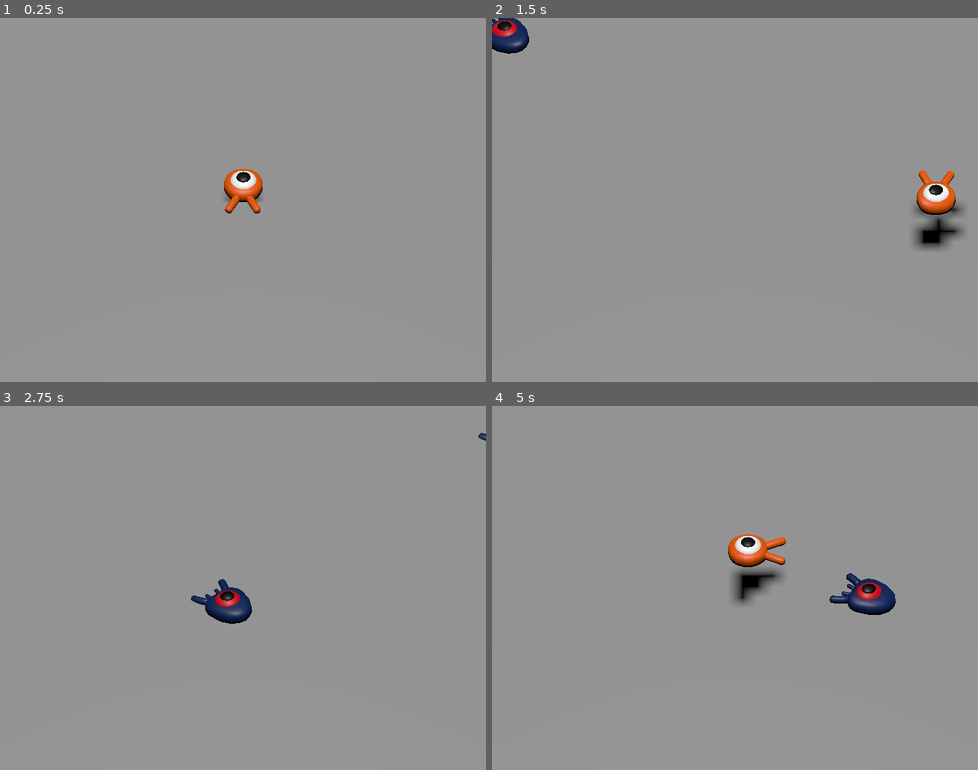
Above: before the commit, frames 1-4 (two rows, left to right).
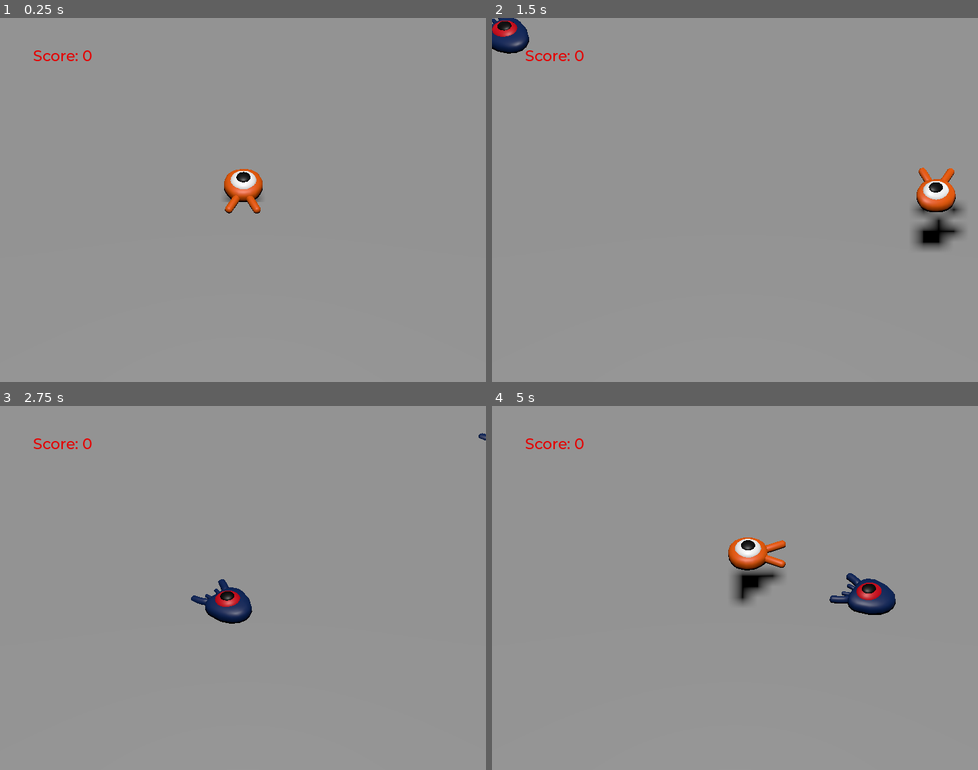
Above: after the commit, the same moments.

Repository: password1989/My-first-3D-game
Game: Godot game, scene res://main.tscn
The game is run twice, just before and just after one commit, with the same random seed, the same clock (stepped at 60 frames per second) and the same inputs.
Inputs:
- Up to frame 1 (0.25 s): no input
- Up to frame 2 (1.5 s): tap Enter (ui_accept) at 0.5 s; hold Right (move_right) 0.53-1.28 s; hold Enter (ui_accept) 0.53-1.28 s; tap Space (jump) at 0.77, 0.8, 1.07, 1.35 s; hold Down (move_back) from 1.28 s (still down)
- Up to frame 3 (2.75 s): tap Space (jump) at 1.52, 1.82, 2.3 s; tap Enter (ui_accept) at 1.55 s; release Down (move_back) at 2.03 s; hold Right (move_right) from 2.03 s (still down); hold Enter (ui_accept) from 2.03 s (still down)
- Up to frame 4 (5 s): release Right (move_right) at 2.78 s; release Enter (ui_accept) at 2.78 s; hold Up (move_forward) 2.78-3.53 s; tap Enter (ui_accept) at 2.85, 4.35 s; tap Space (jump) at 3.02, 3.32, 3.6, 3.77, 4.07, 4.52, 4.82 s; hold Left (move_left) from 3.53 s (still down)

The runs differ from the first frame. In frame 1, 0.1% of the frame differs, in the area x 6-19%, y 8-12%; in frame 2, 0.6%; in frame 3, 0.1%; in frame 4, 0.8%, in the area x 6-84%, y 8-58%.

Commit message:
Final
Final

Diff:
--- a/Player.gd
+++ b/Player.gd
@@ -1,4 +1,8 @@
 extends CharacterBody3D
+
+# Emitted when the player was hit by a mob.
+# Put this at the top of the script.
+signal hit
 
 # How fast the player moves in meters per second.
 @export var speed = 14
@@ -38,16 +42,9 @@
 	# Vertical Velocity
 	if not is_on_floor(): # If in the air, fall towards the floor. Literally gravity
 		target_velocity.y = target_velocity.y - (fall_acceleration * delta)
-
-	# Moving the Character
-	velocity = target_velocity
-
 	# Jumping.
 	if is_on_floor() and Input.is_action_just_pressed("jump"):
 		target_velocity.y = jump_impulse
-
-
-	move_and_slide()
 
 	# Iterate through all collisions that occurred this frame
 	for index in range(get_slide_collision_count()):
@@ -65,3 +62,15 @@
 			# If so, we squash it and bounce.
 				mob.squash()
 			target_velocity.y = bounce_impulse
+
+	# Moving the Character
+	velocity = target_velocity
+	move_and_slide()
+
+# And this function at the bottom.
+func die():
+	hit.emit()
+	queue_free()
+
+func _on_mob_detector_body_entered(body):
+	die()
--- /dev/null
+++ b/ScoreLabel.gd
@@ -0,0 +1,7 @@
+extends Label
+
+var score = 0
+
+func _on_mob_squashed():
+	score += 1
+	text = "Score: %s" % score
--- a/main.gd
+++ b/main.gd
@@ -1,8 +1,6 @@
 extends Node
 
 @export var mob_scene: PackedScene
-
-
 
 func _on_mob_timer_timeout():
 	# Create a new instance of the Mob scene.
@@ -19,3 +17,18 @@
 
 	# Spawn the mob by adding it to the Main scene.
 	add_child(mob)
+
+	# We connect the mob to the score label to update the score upon squashing one.
+	mob.squashed.connect($UserInterface/ScoreLabel._on_mob_squashed.bind())
+
+func _on_player_hit():
+	$MobTimer.stop()
+	$UserInterface/Retry.show()
+
+func _ready():
+	$UserInterface/Retry.hide()
+
+func _unhandled_input(event):
+	if event.is_action_pressed("ui_accept") and $UserInterface/Retry.visible:
+		# This restarts the current scene.
+		get_tree().reload_current_scene()
--- a/main.tscn
+++ b/main.tscn
@@ -1,8 +1,10 @@
-[gd_scene load_steps=9 format=3 uid="uid://bkmhguhptf2e2"]
+[gd_scene load_steps=12 format=3 uid="uid://bkmhguhptf2e2"]
 
-[ext_resource type="Script" path="res://main.gd" id="1_p1kfj"]
+[ext_resource type="Script" path="res://Main.gd" id="1_ad3q5"]
 [ext_resource type="PackedScene" uid="uid://cgo0wp4088ni5" path="res://player.tscn" id="1_x27r0"]
 [ext_resource type="PackedScene" uid="uid://csh8yt8q6nnnh" path="res://mob.tscn" id="2_uwq6h"]
+[ext_resource type="FontFile" uid="uid://3fy44yc52bla" path="res://fonts/Montserrat-Medium.ttf" id="4_gnr8y"]
+[ext_resource type="Script" path="res://ScoreLabel.gd" id="5_g7cj5"]
 
 [sub_resource type="BoxShape3D" id="BoxShape3D_bcgtj"]
 size = Vector3(60, 2, 60)
@@ -23,8 +25,12 @@
 }
 point_count = 5
 
+[sub_resource type="Theme" id="Theme_o3k3l"]
+default_font = ExtResource("4_gnr8y")
+default_font_size = 22
+
 [node name="Main" type="Node"]
-script = ExtResource("1_p1kfj")
+script = ExtResource("1_ad3q5")
 mob_scene = ExtResource("2_uwq6h")
 
 [node name="Ground" type="StaticBody3D" parent="."]
@@ -44,10 +50,6 @@
 
 [node name="Player" parent="." instance=ExtResource("1_x27r0")]
 collision_mask = 6
-speed = 14
-fall_acceleration = 75
-jump_impulse = 20
-bounce_impulse = 16
 
 [node name="CameraPivot" type="Marker3D" parent="."]
 transform = Transform3D(1, 0, 0, 0, 0.707107, 0.707107, 0, -0.707107, 0.707107, 0, 0, 0)
@@ -79,10 +81,54 @@
 curve = SubResource("Curve3D_wqfid")
 
 [node name="SpawnLocation" type="PathFollow3D" parent="SpawnPath"]
-transform = Transform3D(0.0213474, 0, -0.999772, 0, 1, 0, 0.999772, 0, 0.0213474, -16.1446, 0, -19.1749)
+transform = Transform3D(0.0213496, 0, -0.999772, 0, 1, 0, 0.999772, 0, 0.0213496, -16.1446, 0, -19.1749)
 
 [node name="MobTimer" type="Timer" parent="."]
 wait_time = 0.5
 autostart = true
 
+[node name="UserInterface" type="Control" parent="."]
+layout_mode = 3
+anchors_preset = 15
+anchor_right = 1.0
+anchor_bottom = 1.0
+grow_horizontal = 2
+grow_vertical = 2
+theme = SubResource("Theme_o3k3l")
+
+[node name="ScoreLabel" type="Label" parent="UserInterface"]
+layout_mode = 0
+offset_left = 49.0
+offset_top = 42.0
+offset_right = 110.0
+offset_bottom = 68.0
+theme_override_colors/font_color = Color(0.898039, 0, 0, 1)
+text = "Score: 0"
+script = ExtResource("5_g7cj5")
+
+[node name="Retry" type="ColorRect" parent="UserInterface"]
+layout_mode = 1
+anchors_preset = 15
+anchor_right = 1.0
+anchor_bottom = 1.0
+grow_horizontal = 2
+grow_vertical = 2
+color = Color(0, 0, 0, 0.376471)
+
+[node name="Label" type="Label" parent="UserInterface/Retry"]
+layout_mode = 1
+anchors_preset = 8
+anchor_left = 0.5
+anchor_top = 0.5
+anchor_right = 0.5
+anchor_bottom = 0.5
+offset_left = -109.0
+offset_top = -15.5
+offset_right = 109.0
+offset_bottom = 15.5
+grow_horizontal = 2
+grow_vertical = 2
+text = "Press Enter to retry."
+
+[connection signal="hit" from="Player" to="." method="_on_player_hit"]
 [connection signal="timeout" from="MobTimer" to="." method="_on_mob_timer_timeout"]
--- a/mob.gd
+++ b/mob.gd
@@ -27,10 +27,9 @@
 	# in order to move in the direction the mob is looking.
 	velocity = velocity.rotated(Vector3.UP, rotation.y)
 
-
 func _on_visible_on_screen_notifier_3d_screen_exited():
 	queue_free()
 
 func squash():
 	squashed.emit()
-	queue_free()
+	queue_free() # Destroy this node
--- a/mob.tscn
+++ b/mob.tscn
@@ -1,24 +1,27 @@
 [gd_scene load_steps=4 format=3 uid="uid://csh8yt8q6nnnh"]
 
 [ext_resource type="PackedScene" uid="uid://bx5dusahwu1yp" path="res://art/mob.glb" id="1_5rkrx"]
-[ext_resource type="Script" path="res://mob.gd" id="1_mrrwe"]
+[ext_resource type="Script" path="res://Mob.gd" id="1_hlevw"]
 
 [sub_resource type="BoxShape3D" id="BoxShape3D_ctbcn"]
+size = Vector3(1, 1, 3.27723)
 
 [node name="Mob" type="CharacterBody3D" groups=["mob"]]
 collision_layer = 2
-collision_mask = 2
-script = ExtResource("1_mrrwe")
+collision_mask = 0
+script = ExtResource("1_hlevw")
 
 [node name="Pivot" type="Node3D" parent="."]
 
 [node name="Character" parent="Pivot" instance=ExtResource("1_5rkrx")]
 
 [node name="CollisionShape3D" type="CollisionShape3D" parent="."]
+transform = Transform3D(2.32709, 0, 0, 0, 1, 0, 0, 0, 1, 0.0110425, 0.375695, 0.245088)
 shape = SubResource("BoxShape3D_ctbcn")
 
 [node name="VisibleOnScreenNotifier3D" type="VisibleOnScreenNotifier3D" parent="."]
-transform = Transform3D(1.10977, 0, 0, 0, 1, 0, 0, 0, 1.9244, 0, 0, 0)
+transform = Transform3D(1.08505, 0, 0, 0, 0.884657, 0, 0, 0, 1.70243, 0, 0, 0.298441)
+visible = false
 aabb = AABB(-1.02857, -1, -1, 2.05714, 2, 2)
 
 [connection signal="screen_exited" from="VisibleOnScreenNotifier3D" to="." method="_on_visible_on_screen_notifier_3d_screen_exited"]
--- a/player.tscn
+++ b/player.tscn
@@ -6,9 +6,8 @@
 [sub_resource type="SphereShape3D" id="SphereShape3D_u56dk"]
 radius = 1.06208
 
-[sub_resource type="CylinderShape3D" id="CylinderShape3D_ou5ln"]
-height = 0.653134
-radius = 0.464472
+[sub_resource type="CylinderShape3D" id="CylinderShape3D_e5ja4"]
+height = 1.28377
 
 [node name="Player" type="CharacterBody3D"]
 script = ExtResource("1_m6ls6")
@@ -19,13 +18,17 @@
 
 [node name="CollisionShape3D" type="CollisionShape3D" parent="."]
 transform = Transform3D(0.923886, 0.382667, 0, -0.382667, 0.923886, 0, 0, 0, 1, 0, 0, 0)
+visible = false
 shape = SubResource("SphereShape3D_u56dk")
 
 [node name="MobDetector" type="Area3D" parent="."]
+transform = Transform3D(1, 0, 0, 0, 1, 0, 0, 0, 1, 0, 0.0347624, 0)
 collision_layer = 0
 collision_mask = 2
 monitorable = false
 
 [node name="CollisionShape3D" type="CollisionShape3D" parent="MobDetector"]
-transform = Transform3D(1.96835, 0, 0, 0, 0.620588, 0, 0, 0, 2.07443, 0.00756401, 0.546336, 0.0410147)
-shape = SubResource("CylinderShape3D_ou5ln")
+transform = Transform3D(2.11542, 0, 0, 0, 0.733871, 0, 0, 0, 2.21402, 0, 0.117382, 0)
+shape = SubResource("CylinderShape3D_e5ja4")
+
+[connection signal="body_entered" from="MobDetector" to="." method="_on_mob_detector_body_entered"]
--- a/project.godot
+++ b/project.godot
@@ -56,6 +56,11 @@
 , Object(InputEventJoypadButton,"resource_local_to_scene":false,"resource_name":"","device":-1,"button_index":0,"pressure":0.0,"pressed":false,"script":null)
 ]
 }
+exit_game={
+"deadzone": 0.5,
+"events": [Object(InputEventKey,"resource_local_to_scene":false,"resource_name":"","device":-1,"window_id":0,"alt_pressed":false,"shift_pressed":false,"ctrl_pressed":false,"meta_pressed":false,"pressed":false,"keycode":0,"physical_keycode":4194305,"key_label":0,"unicode":0,"echo":false,"script":null)
+]
+}
 
 [layer_names]
 
